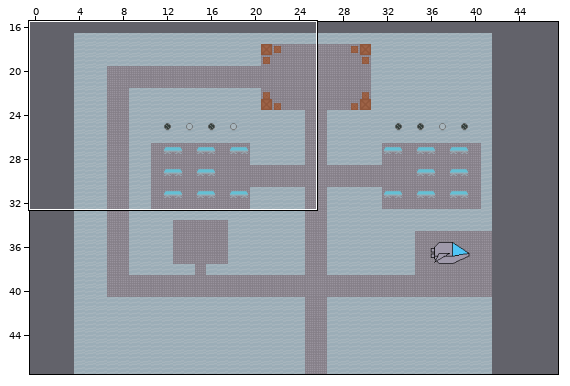
Tiled map, stored at rooms/ship-main.tmx. Above: a wide view before the commit, with the close-up outlined.
Close-up. Old version:
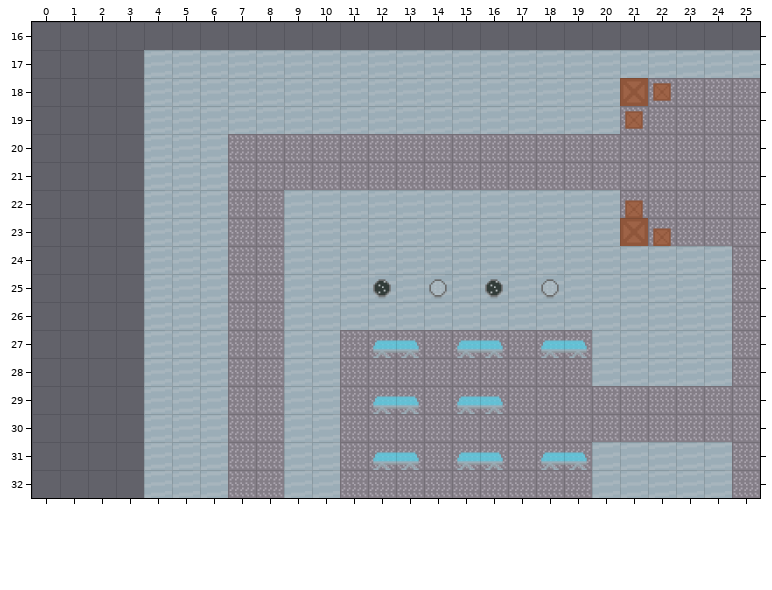
Cells are 64x64 px. Shown: x 0..25, y 16..32. The commit also changed other parts of the map, which this record leaves out.
The same view after the edit:
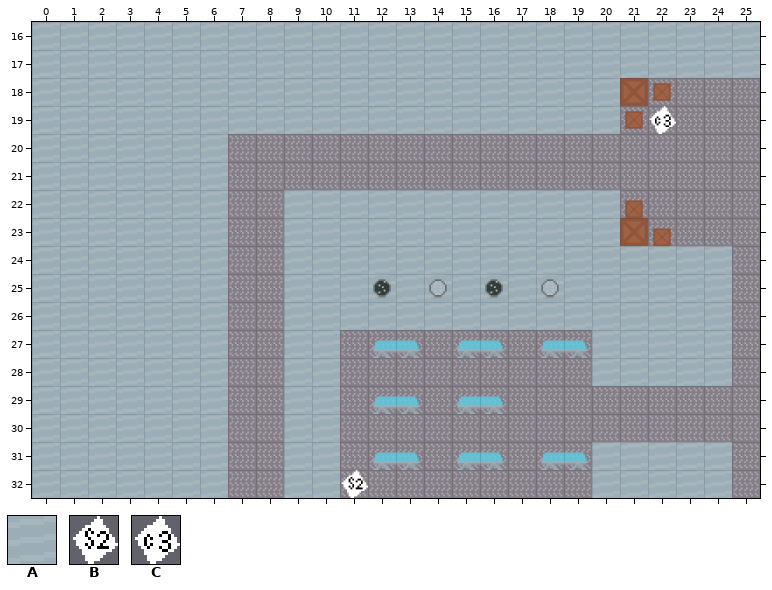
Key: from "CC_shipSheet_001": A 1, B 32, C 33.
_ is an empty cell.
What changed:
{"where": "layer \"Objects-1\""}
{"y":19,"x":22,"old":"_","new":"C"}
{"y":32,"x":11,"old":"_","new":"B"}
{"where": "layer \"Walls\""}
{"y":16,"x":0,"old":"__________________________","new":"AAAAAAAAAAAAAAAAAAAAAAAAAA"}
{"y":17,"x":0,"old":"____","new":"AAAA"}
{"y":18,"x":0,"old":"____","new":"AAAA"}
{"y":19,"x":0,"old":"____","new":"AAAA"}
{"y":20,"x":0,"old":"____","new":"AAAA"}
{"y":21,"x":0,"old":"____","new":"AAAA"}
{"y":22,"x":0,"old":"____","new":"AAAA"}
{"y":23,"x":0,"old":"____","new":"AAAA"}
{"y":24,"x":0,"old":"____","new":"AAAA"}
{"y":25,"x":0,"old":"____","new":"AAAA"}
{"y":26,"x":0,"old":"____","new":"AAAA"}
{"y":27,"x":0,"old":"____","new":"AAAA"}
{"y":28,"x":0,"old":"____","new":"AAAA"}
{"y":29,"x":0,"old":"____","new":"AAAA"}
{"y":30,"x":0,"old":"____","new":"AAAA"}
{"y":31,"x":0,"old":"____","new":"AAAA"}
{"y":32,"x":0,"old":"____","new":"AAAA"}
{"label":"added","picture_box":[32,22,760,498]}
